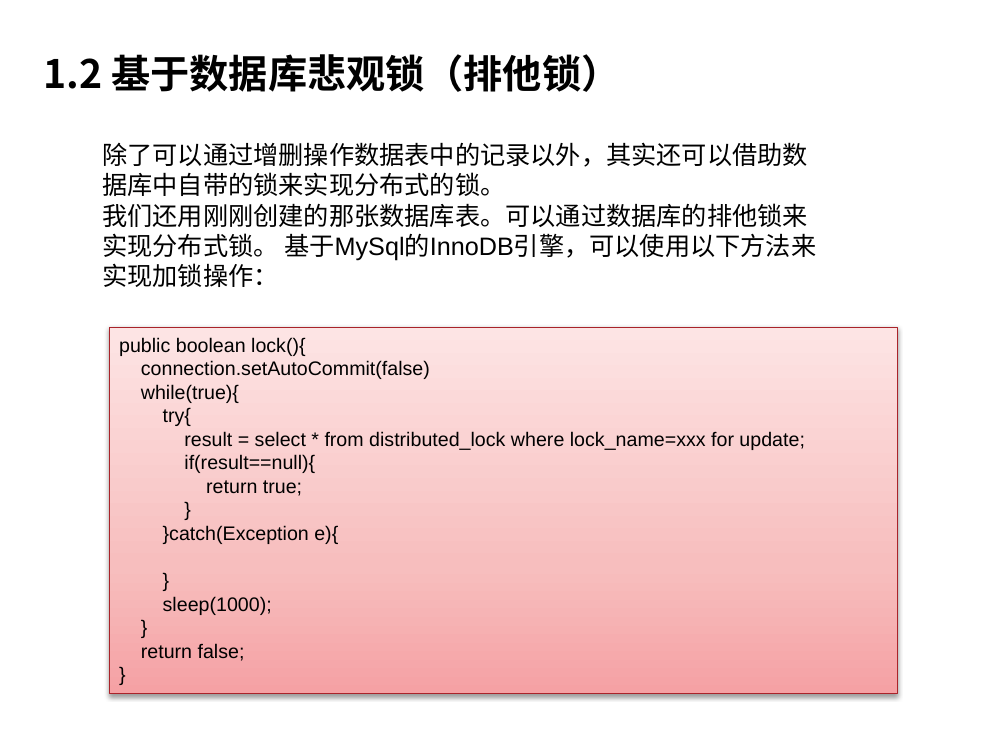
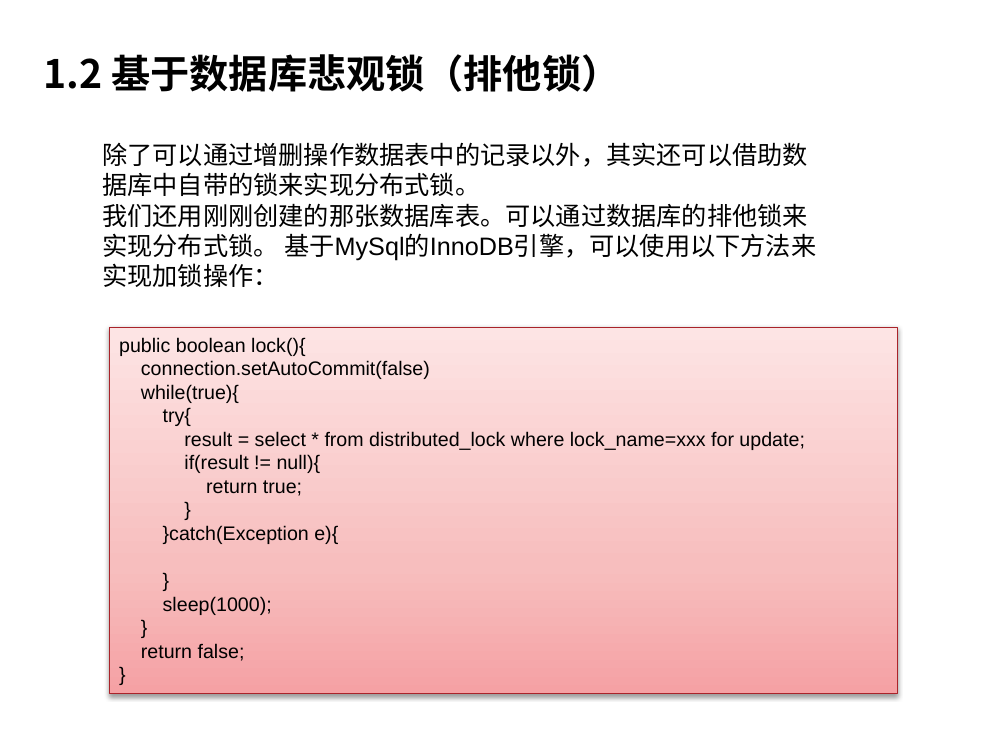
Before and after one commit to charlesmao/document, a slide deck: slide 7 of 分布式锁的三种实现方式-20180419.pptx. Drawn at 1008x756 pixels with LibreOffice and Linux fonts; fonts in the diff are those of the drawing; background and template pictures are left out. Boxes give left, top, right and bottom in pixels: in the first picture for what was removed or moved away, otherwise in the second. Text is boxed around its words. In the diff, an @@ line names an element or a change of style, - is before the commit and + after.

```diff
--- a/分布式锁的三种实现方式-20180419.pptx
+++ b/分布式锁的三种实现方式-20180419.pptx
@@ text at <box>102,142,808,196</box>: text changed @@
-除了可以通过增删操作数据表中的记录以外，其实还可以借助数据库中自带的锁来实现分布式的锁。
+除了可以通过增删操作数据表中的记录以外，其实还可以借助数据库中自带的锁来实现分布式锁。
@@ text in rectangle at <box>184,454,321,473</box>: text changed @@
-if(result==null){
+if(result != null){
```
Also in this commit, not shown: 11 other slides changed, 9 slides added, 10 slides removed.
